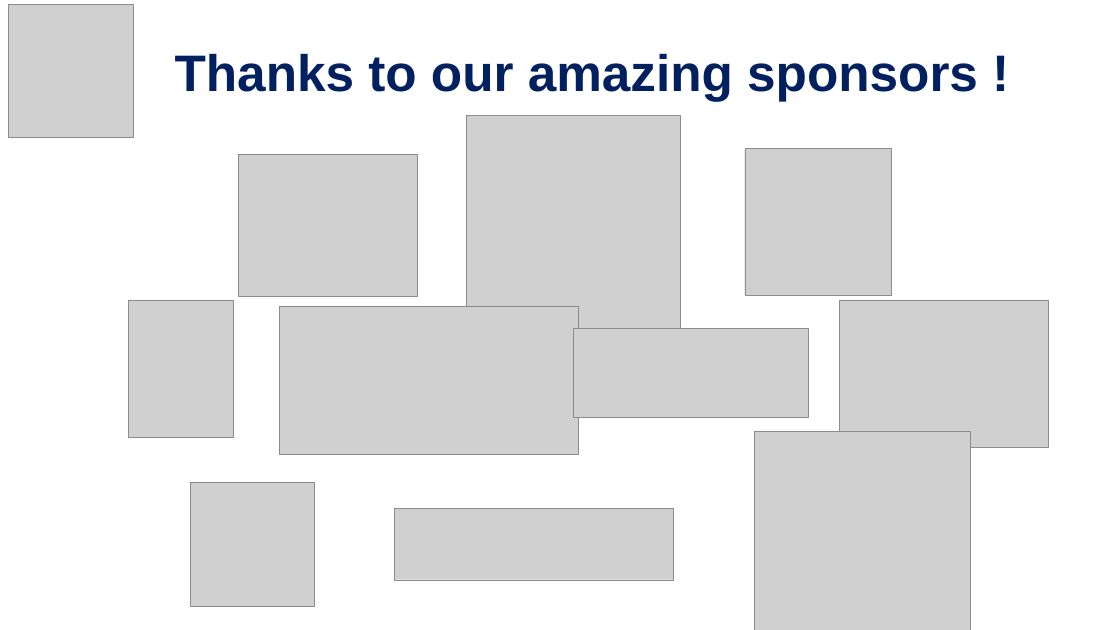
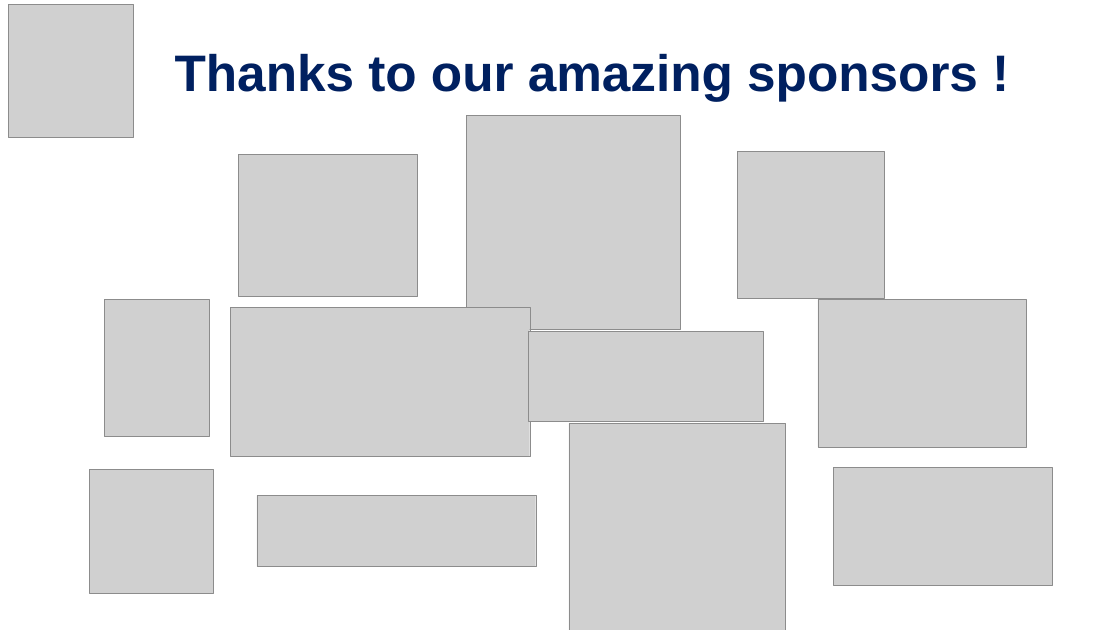
Before and after one commit to ADASS-2020/website, a slide deck: slide 1 of website/assets/static/media/slides/Logos.pptx. Drawn at 1120x630 pixels with LibreOffice and Linux fonts; fonts in the diff are those of the drawing; grey boxes stand for pictures; background and template pictures are left out. Boxes give left, top, right and bottom in pixels: in the first picture for what was removed or moved away, otherwise in the second. Text is boxed around its words. In the diff, an @@ line names an element or a change of style, - is before the commit and + after.

```diff
--- a/website/assets/static/media/slides/Logos.pptx
+++ b/website/assets/static/media/slides/Logos.pptx
@@ picture: place and size @@
-picture at bbox=[745, 148, 891, 295]
+picture at bbox=[737, 151, 884, 298]
@@ picture: place and size @@
-picture at bbox=[128, 300, 233, 437]
+picture at bbox=[104, 299, 209, 436]
@@ picture: place and size @@
-picture at bbox=[839, 300, 1048, 448]
+picture at bbox=[818, 299, 1026, 447]
@@ picture: place and size @@
-picture at bbox=[279, 306, 578, 454]
+picture at bbox=[231, 307, 530, 456]
@@ picture: place and size @@
-picture at bbox=[573, 328, 808, 417]
+picture at bbox=[528, 332, 763, 421]
@@ picture: place and size @@
-picture at bbox=[754, 431, 970, 630]
+picture at bbox=[569, 423, 785, 630]
@@ picture: place and size @@
-picture at bbox=[190, 482, 314, 606]
+picture at bbox=[89, 469, 213, 593]
@@ picture added at bbox=[834, 467, 1052, 585] @@
@@ picture: place and size @@
-picture at bbox=[394, 509, 673, 580]
+picture at bbox=[257, 496, 535, 567]
```
Also in this commit, not shown: 12 other files.
